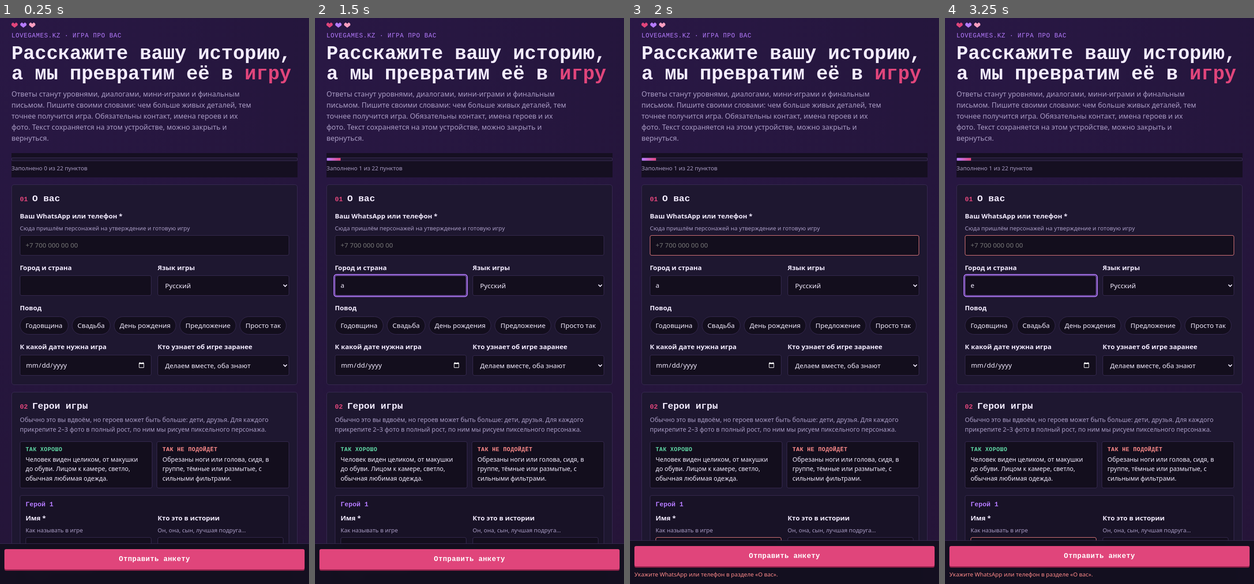
Above: before the commit, frames 1-4 (left to right).
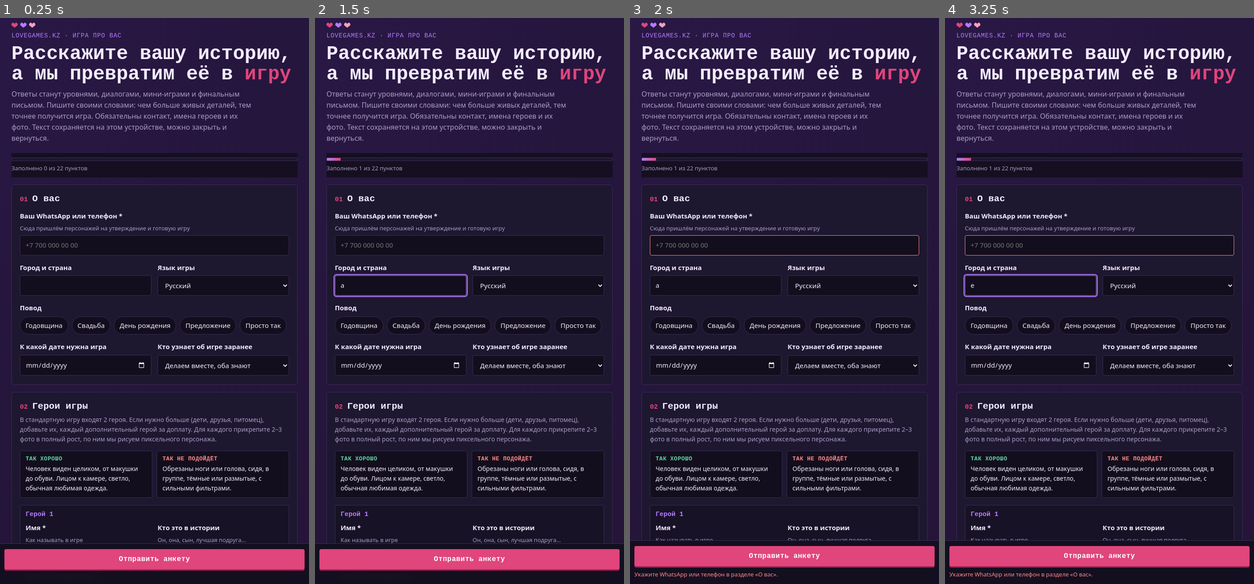
Above: after the commit, the same moments.

Repository: netfilm-studio/lovegames-anketa
Game: browser game, page index.html
Two runs of this game, one before a commit and one after it. Both use one fixed random seed, a clock stepped at 60 frames per second and the inputs below.
Inputs (mouse positions are in pixels of both pictures, inside the frame that each line leads up to):
- Up to frame 1 (0.25 s): no input
- Up to frame 2 (1.5 s): click (401, 284) at 1.27 s; type "a" at 1.27 s; tap Enter at 1.3 s
- Up to frame 3 (2 s): click "Отправить анкету" at 1.87 s
- Up to frame 4 (3.25 s): click (1031, 284) at 2.02 s; type "t" at 2.02 s; tap Enter at 2.05, 3.1 s; click "Отправить анкету" at 2.47 s; click (1031, 284) at 3.07 s; type "e" at 3.07 s

The runs differ from the first frame. In frame 1, 3.1% of the frame differs, in the area x 6-94%, y 70-93%; in frame 2, 3.1%; in frame 3, 3.0%; in frame 4, 3.0%.

Commit message:
Стандарт: 2 героя и 3 главы, остальное за доплату
Co-Authored-By: Claude Opus 5.5 <noreply@anthropic.com>
Claude-Session: https://claude.ai/code/session_016pK9qsvSQkadTx1XFT8Jjo

Diff:
--- a/index.html
+++ b/index.html
@@ -55,6 +55,7 @@
 .card.hero{border-style:solid;background:#181226}
 .card .top{display:flex;justify-content:space-between;align-items:center;font:700 15px var(--display);color:var(--violet)}
 .rm{background:none;border:0;color:var(--muted);font:500 13px var(--body);cursor:pointer;text-decoration:underline}
+.note{margin:0;font-size:14px;color:var(--crimson)}
 .add{justify-self:start;background:none;color:var(--violet);border:1px solid var(--violet);border-radius:4px;padding:8px 12px;font:600 14px var(--body);cursor:pointer}
 .rules{display:grid;grid-template-columns:1fr 1fr;gap:10px}
 @media(max-width:520px){.rules{grid-template-columns:1fr}}
@@ -126,13 +127,14 @@
 
 <section>
   <h2><b>02</b>Герои игры</h2>
-  <p class="hint">Обычно это вы вдвоём, но героев может быть больше: дети, друзья. Для каждого прикрепите 2–3 фото в полный рост, по ним мы рисуем пиксельного персонажа.</p>
+  <p class="hint">В стандартную игру входят 2 героя. Если нужно больше (дети, друзья, питомец), добавьте их, каждый дополнительный герой за доплату. Для каждого прикрепите 2–3 фото в полный рост, по ним мы рисуем пиксельного персонажа.</p>
   <div class="rules">
     <div class="rule yes"><b>ТАК ХОРОШО</b>Человек виден целиком, от макушки до обуви. Лицом к камере, светло, обычная любимая одежда.</div>
     <div class="rule no"><b>ТАК НЕ ПОДОЙДЁТ</b>Обрезаны ноги или голова, сидя, в группе, тёмные или размытые, с сильными фильтрами.</div>
   </div>
   <div class="rep" id="heroes"></div>
-  <button type="button" class="add" id="addHero">+ Добавить героя</button>
+  <button type="button" class="add" id="addHero">+ Добавить героя (доплата)</button>
+  <p class="note" id="heroNote" hidden></p>
 </section>
 
 <section>
@@ -146,8 +148,9 @@
 </section>
 
 <section>
-  <h2><b>04</b>Места</h2>
-  <p class="hint">Из них сделаем локации: кафе, парк, университет, машина, дом родителей. Если мест больше двух, добавьте их кнопкой.</p>
+  <h2><b>04</b>Главы и места</h2>
+  <p class="hint">Каждое важное место становится главой игры: кафе, парк, университет, машина, дом родителей. В стандартную игру входят 3 главы, каждая дополнительная за доплату.</p>
+  <label for="chap">Сколько глав хотите<select id="chap" name="Главы"><option>3 главы (стандарт)</option><option>4 главы (+1 за доплату)</option><option>5 глав (+2 за доплату)</option><option>Больше 5 (обсудим)</option></select></label>
   <div class="rep" id="places"></div>
   <button type="button" class="add" data-add="places">+ Добавить место</button>
 </section>
@@ -284,7 +287,7 @@
   c.querySelector('.rm').onclick=()=>{c.remove();delete PHOTOS['hero'+n];renum();upd();};
   box.appendChild(c);initUp(c.querySelector('.up'));renum();
 }
-function renum(){const hs=[...document.querySelectorAll('.card.hero')];hs.forEach((h,i)=>{h.querySelector('.ttl …(93 unchanged characters)…
+function renum(){const hs=[...document.querySelectorAll('.card.hero')];const hn=document.getElementById('heroNote');if(hn){const x=hs.length-2;hn.hidden=x<1;hn.textContent='Дополнительных героев: '+x+'. Стоимость доплаты уточним в WhatsApp.';}hs.forEach((h,i)=>{h.querySelector('.ttl …(93 unchanged characters)…
 function heroes(){return [...document.querySelectorAll('.card.hero')].map(h=>({n:h.dataset.hero,name:h.querySelector('.h-name').value.trim(),role:h.querySelector('.h-role').value.trim(),el:h}));}
 
 /* ---------- повторяемые блоки ---------- */
@@ -324,7 +327,7 @@
   const put=(t,s)=>{s=(s||'').trim();if(s)L.push('',t+':',s);};
   put('Город',v('city'));put('Язык',v('lang'));
   const chip=n=>[...document.querySelectorAll('.chips[data-name="'+n+'"] input:checked')].map(i=>i.value).join(', ');
-  put('Повод',chip('Повод'));put('Нужна к',v('date'));put('Сюрприз',v('surp'));
+  put('Повод',chip('Повод'));put('Нужна к',v('date'));put('Сюрприз',v('surp'));put('Главы',v('chap'));if(heroes().length>2)put('Доп. герои (доплата)',String(heroes().length-2));
   put('Знакомство',v('meet'));put('Первое впечатление',v('first'));put('Первое свидание',v('date1'));put('Важные моменты',v('key'));put('Трудности',v('hard'));
   const rep=(k,title,fmt)=>{const rows=[...document.querySelectorAll('#'+k+' .card')].map(c=>[...c.querySelectorAll('input,textarea')].map(e=>e.value.trim())).filter(r=>r.some(Boolean));
     if(rows.length){L.push('',title+':');rows.forEach((r,i)=>L.push((i+1)+'. '+fmt(r)));}};
